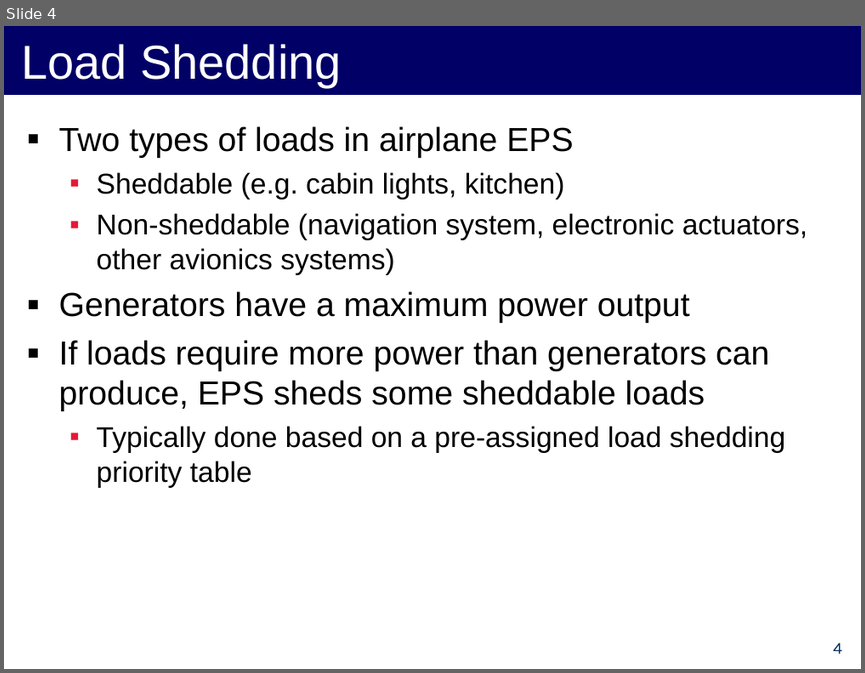
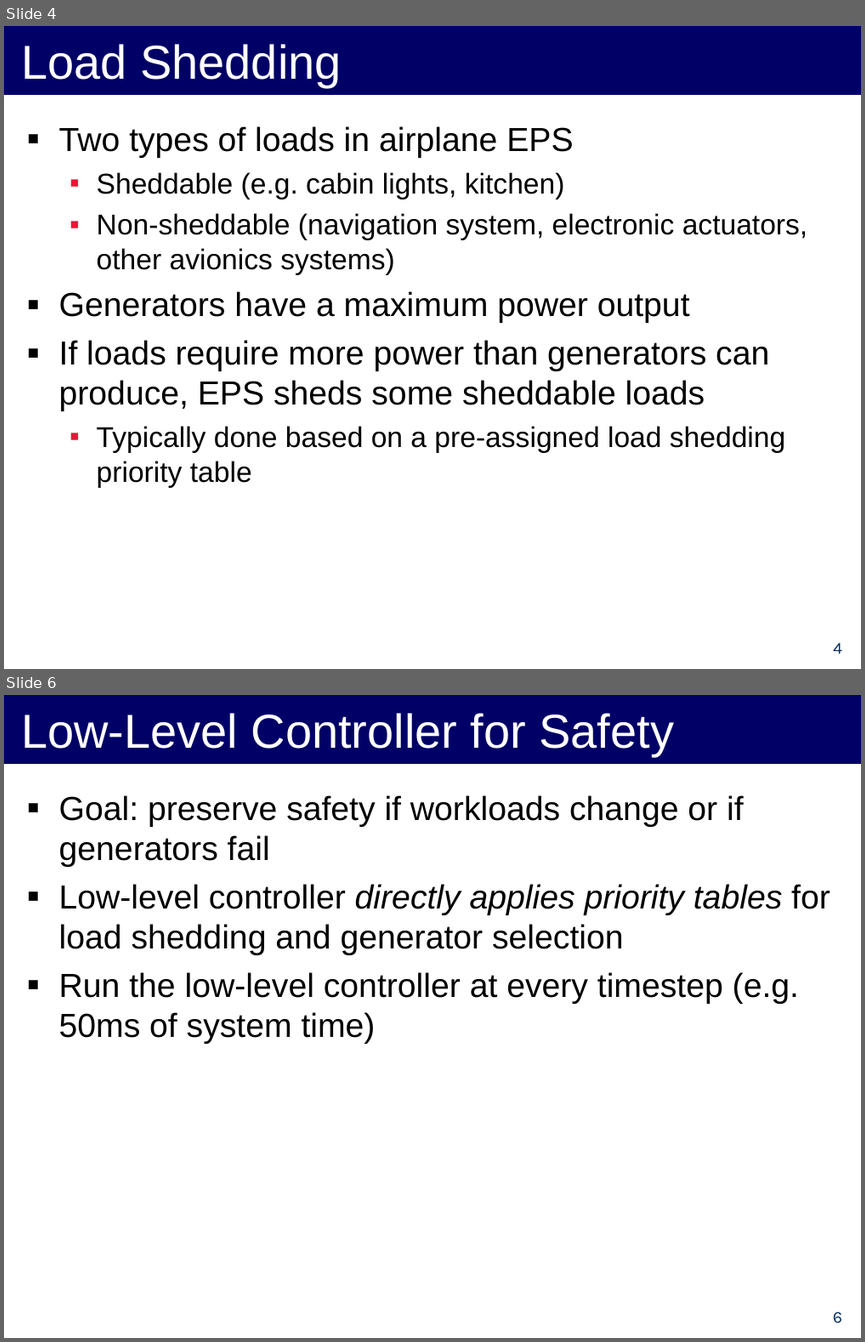
Before and after one commit to forresti/optimal_load_management, a slide deck: project/12-3-12_Presentation.ppt. Shown one above the other, each under a label of ours: slide 4 before the commit, slides 4 and 6 after it; the slides between them are not shown. The pictures are 865x673 and 865x1342 pixels, drawn with LibreOffice and Linux fonts; fonts in the diff are those of the drawing. Boxes give left, top, right and bottom in pixels: in the first picture for what was removed or moved away, otherwise in the second. Text is boxed around its words. In the diff, an @@ line names an element or a change of style, - is before the commit and + after.

```diff
--- a/project/12-3-12_Presentation.ppt
+++ b/project/12-3-12_Presentation.ppt
@@ slide 6 added at <box>4,695,861,1338</box>, background #FFFFFF @@
@@ title added at <box>4,695,861,764</box>, fill #000066, 40 pt, text #FFFFFF @@
+Low-Level Controller for Safety
@@ text added at <box>59,795,830,1043</box>, 28 pt, text #000000 @@
+▪ Goal: preserve safety if workloads change or if generators fail
+▪ Low-level controller directly applies priority tables for load shedding and generator selection
+▪ Run the low-level controller at every timestep (e.g. 50ms of system time)
@@ page number added at <box>833,1311,842,1323</box>, 14 pt, text #002D62 @@
+6
```
Also in this commit, not shown: 1 slide changed, 10 other slides added.
